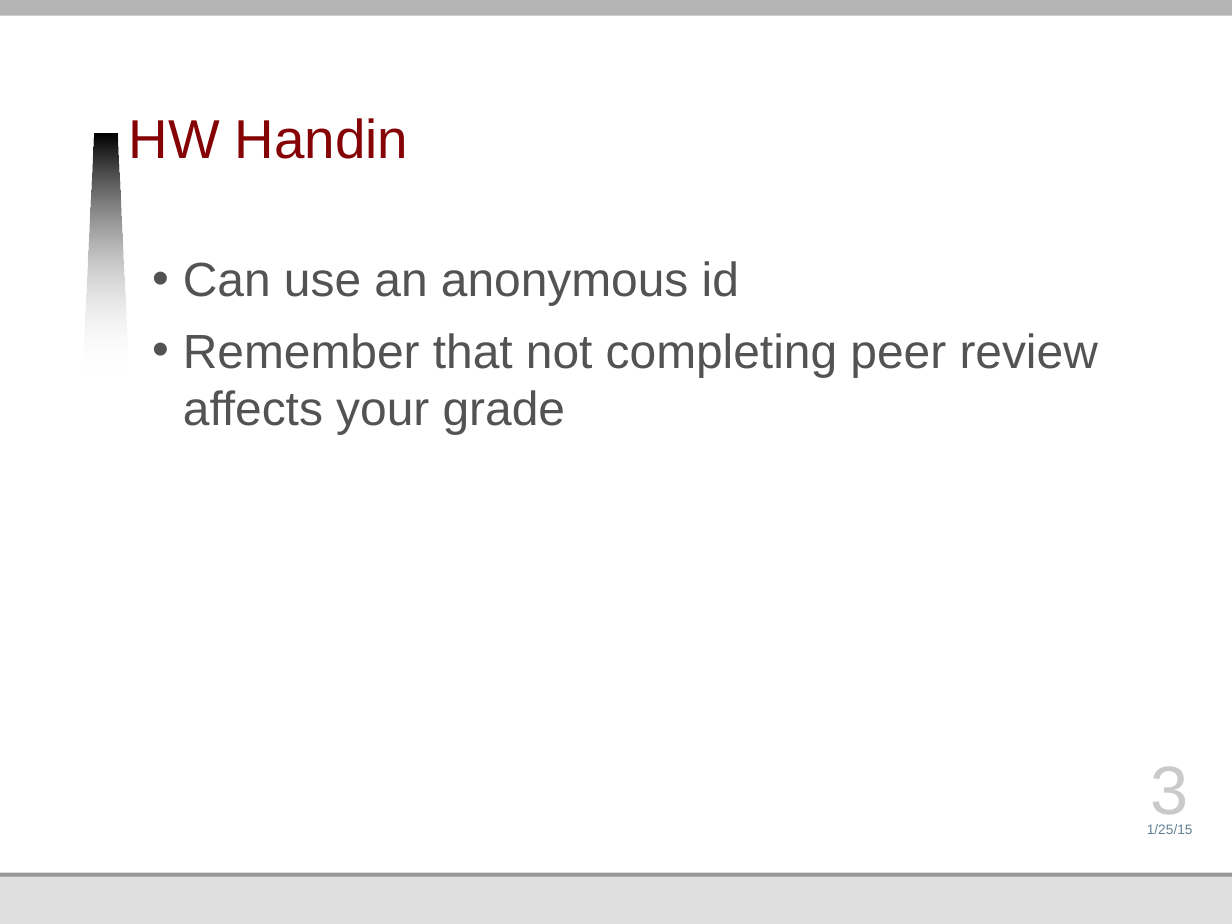
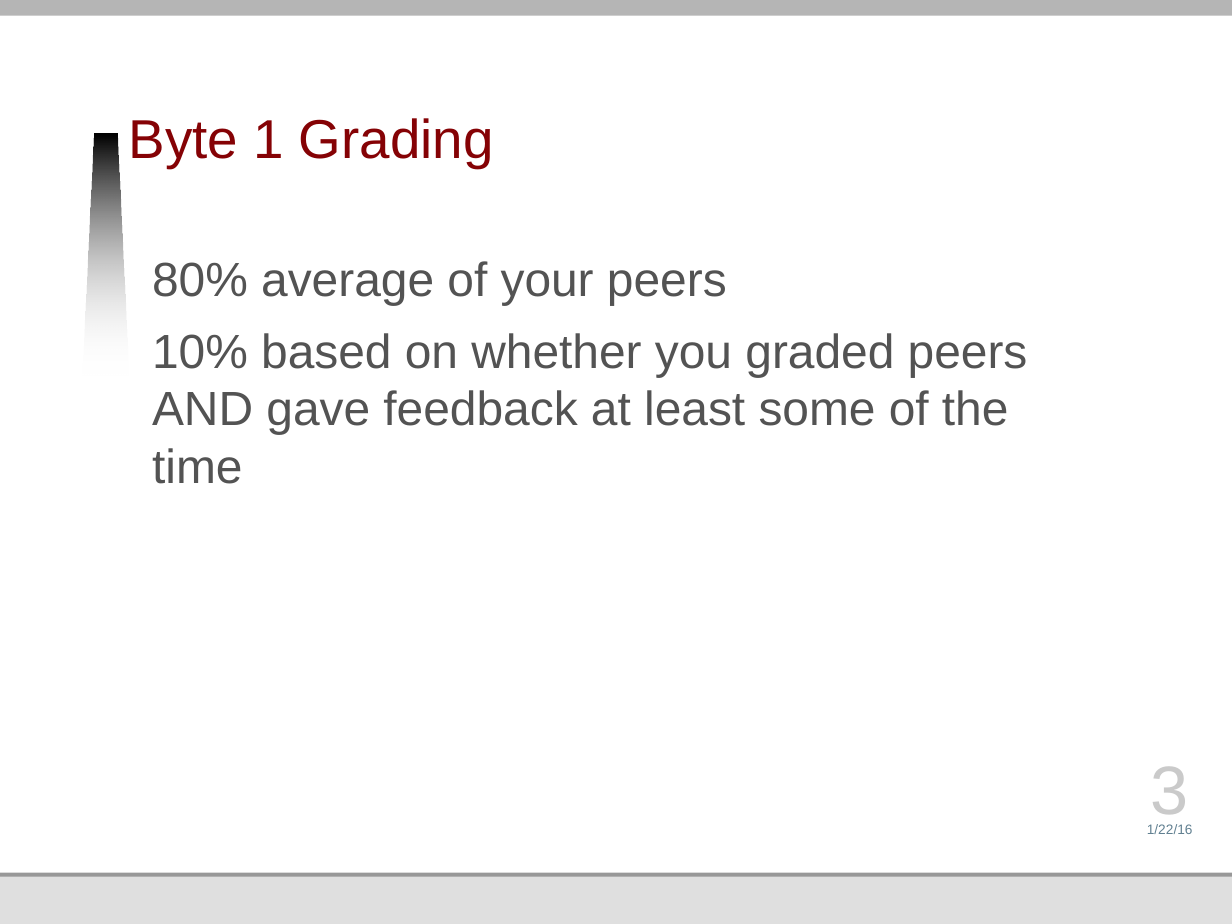
Before and after one commit to jmankoff/data, a slide deck: slide 3 of Lectures/5 Announcements.pptx. Drawn at 1232x924 pixels with LibreOffice and Linux fonts; fonts in the diff are those of the drawing; background and template pictures are left out. Boxes give left, top, right and bottom in pixels: in the first picture for what was removed or moved away, otherwise in the second. Text is boxed around its words. In the diff, an @@ line names an element or a change of style, - is before the commit and + after.

```diff
--- a/Lectures/5 Announcements.pptx
+++ b/Lectures/5 Announcements.pptx
@@ title at (129, 118, 494, 167): text changed @@
-HW Handin
+Byte 1 Grading
@@ text at (152, 261, 1028, 484): text changed @@
-• Can use an anonymous id
-• Remember that not completing peer review affects your grade
+80% average of your peers
+10% based on whether you graded peers AND gave feedback at least some of the time
@@ text at (1147, 824, 1193, 834): text changed @@
-1/25/15
+1/22/16
```
Also in this commit, not shown: 2 other slides changed, 1 slide added, 1 slide removed, 7 other files.
